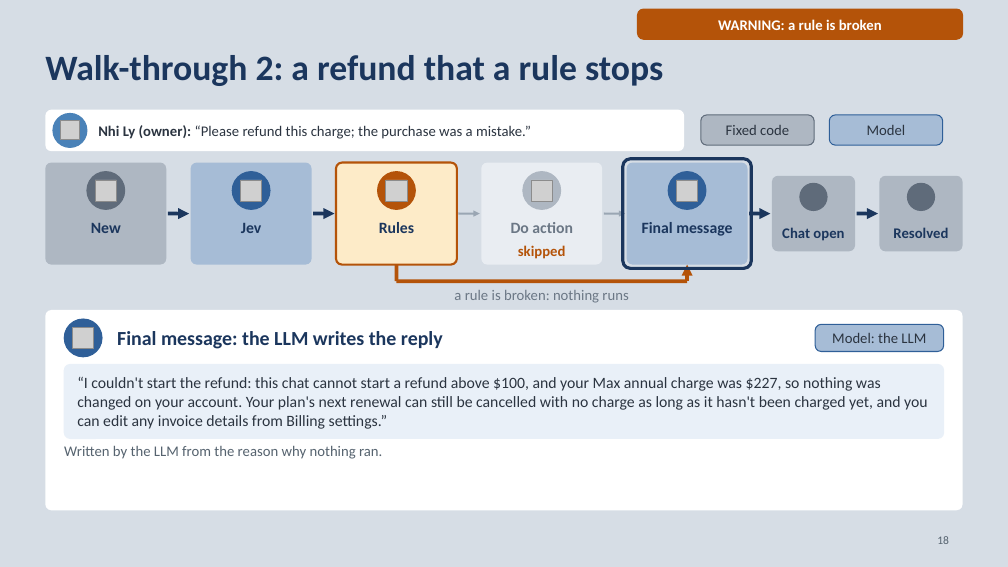
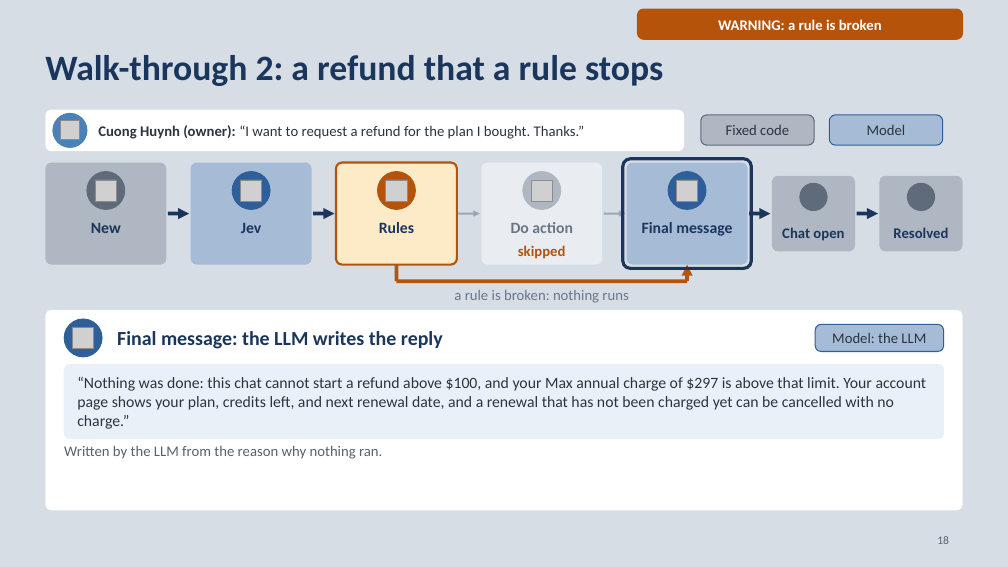
Before and after one commit to neilonthesky/english-presentation, a slide deck: slide 18 of slides/deck.pptx. Drawn at 1008x567 pixels with LibreOffice and Linux fonts; fonts in the diff are those of the drawing; grey boxes stand for pictures; background and template pictures are left out. Boxes give left, top, right and bottom in pixels: in the first picture for what was removed or moved away, otherwise in the second. Text is boxed around its words. In the diff, an @@ line names an element or a change of style, - is before the commit and + after.

Commit message:
feat(experiment): added a high-impact triage challenge set
- Added a deterministic dataset generator configuration for a
  1,024-request challenge set across 26 types and five strata,
  preserving the existing v38 data.
- Updated the experiment documentation with the new dataset composition,
  run instructions, and high-impact run results.

```diff
--- a/slides/deck.pptx
+++ b/slides/deck.pptx
@@ text at (98,125,585,139): text changed @@
-Nhi Ly (owner): “Please refund this charge; the purchase was a mistake.”
+Cuong Huynh (owner): “I want to request a refund for the plan I bought. Thanks.”
@@ text in rounded rectangle at (77,377,927,429): text changed @@
-“I couldn't start the refund: this chat cannot start a refund above $100, and your Max annual charge was $227, so nothing was changed on your account. Your plan's next renewal can still be cancelled with no charge as long as it hasn't been charged yet, and you can edit any invoice details from Billing settings.”
+“Nothing was done: this chat cannot start a refund above $100, and your Max annual charge of $297 is above that limit. Your account page shows your plan, credits left, and next renewal date, and a renewal that has not been charged yet can be cancelled with no charge.”
```
Also in this commit, not shown: 20 other slides changed, 12 other files.
